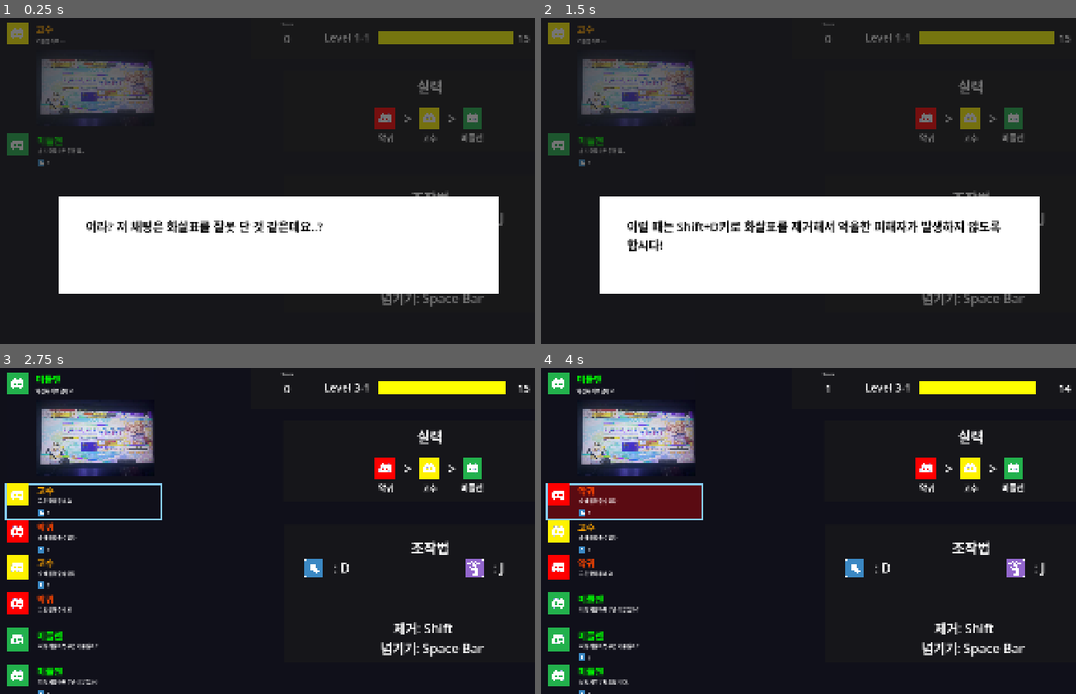
Above: before the commit, frames 1-4 (two rows, left to right).
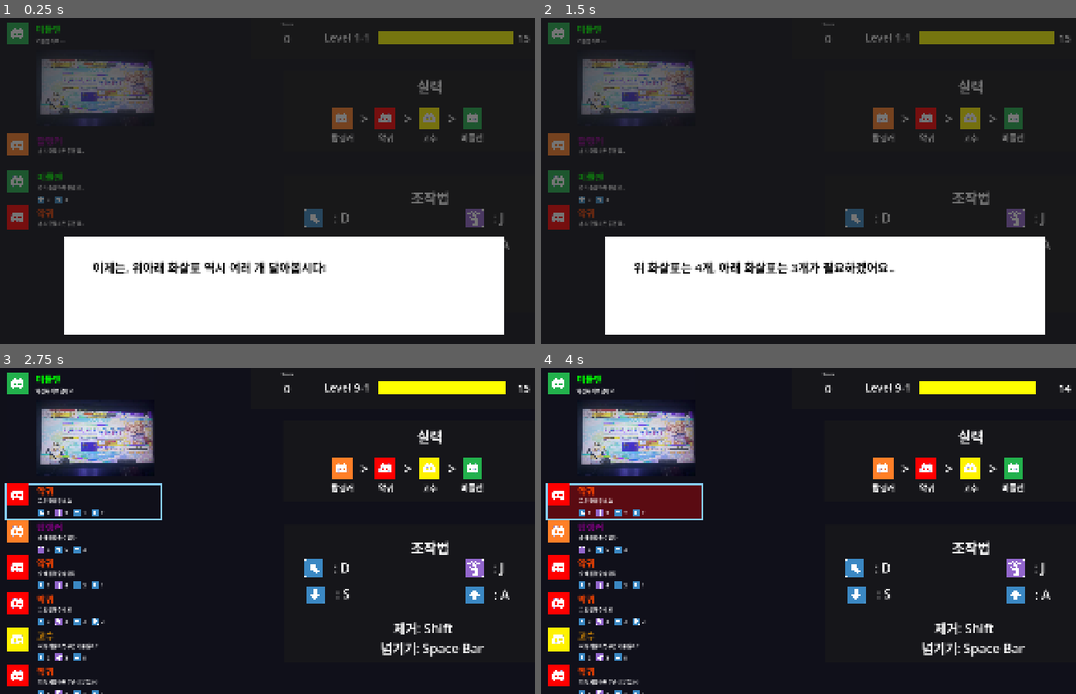
Above: after the commit, the same moments.

Repository: junu192857/Arrow-Game
Game: Godot game, scene res://Scenes/Ingame.tscn
Same seed, same stepped clock (60 frames per second), same inputs: the game is played once before the commit and once after it.
Inputs:
- Up to frame 1 (0.25 s): no input
- Up to frame 2 (1.5 s): tap Enter at 0.5, 1.35 s; hold D 0.53-1.28 s; tap J at 0.6 s; tap Space at 0.77, 1.25 s; hold S from 1.28 s (still down)
- Up to frame 3 (2.75 s): tap Space at 1.52 s; tap Enter at 2 s; release S at 2.03 s; hold D from 2.03 s (still down); tap Shift at 2.1 s
- Up to frame 4 (4 s): tap Space at 2.75, 3.02, 3.77 s; tap J at 2.85 s; release D at 3.53 s; hold A from 3.53 s (still down); tap Enter at 3.6 s

The runs differ from the first frame. In frame 1, 23% of the frame differs, in the area x 1-96%, y 1-98%; in frame 2, 23%; in frame 3, 3.1%; in frame 4, 3.2%.

Commit message:
레벨9까지만듦

Diff:
--- a/arrow-game/Scenes/Ingame.tscn
+++ b/arrow-game/Scenes/Ingame.tscn
@@ -24,7 +24,6 @@
 script = ExtResource("1_0u16y")
 
 [node name="InformationPanel" type="Panel" parent="." unique_id=64426139]
-visible = false
 z_index = 2
 layout_mode = 1
 anchors_preset = 15
@@ -36,14 +35,14 @@
 [node name="InformationManager" type="ColorRect" parent="InformationPanel" unique_id=670875106]
 layout_mode = 1
 anchors_preset = -1
-anchor_left = 0.133
-anchor_top = 0.57500005
-anchor_right = 0.846
-anchor_bottom = 0.85400003
-offset_left = 0.352005
-offset_top = -6.1035156e-05
-offset_right = -0.6081543
-offset_bottom = -0.13598633
+anchor_left = 0.14400001
+anchor_top = 0.694
+anchor_right = 0.85700005
+anchor_bottom = 0.97200006
+offset_left = 0.519989
+offset_top = -0.52001953
+offset_right = -0.44018555
+offset_bottom = 0.42407227
 grow_horizontal = 2
 grow_vertical = 2
 script = ExtResource("1_7e8yd")
--- a/arrow-game/Scripts/LevelManager.gd
+++ b/arrow-game/Scripts/LevelManager.gd
@@ -31,7 +31,7 @@
 
 
 func _ready():
-	level = 2
+	level = 8
 	_time_bar_anchor_left = $StatusPanel/TimeBar.anchor_left
 	_time_bar_full_anchor_right = $StatusPanel/TimeBar.anchor_right
 	$InformationPanel/InformationManager.information_closed.connect(start_new_stage)
@@ -342,8 +342,30 @@
 			_create_record("와미친대박성과ㅋㅋㅋ", Chatting.Skill.Ranker)
 		6:
 			_create_record("와진짜겨우했네요..", Chatting.Skill.Pro)
-			_create_target(0, Chatting.Skill.Pro, "츄니즘잘하면좋겠죠..", true)
+			var chatting = _create_target(0, Chatting.Skill.Pro, "츄니즘잘하면좋겠죠..", true)
+			chatting.add_imoji(3)
 			_create_target(1, Chatting.Skill.Demon, "츄니즘잘하면좋겠죠..", true)
+		7:
+			_create_record("와진짜겨우했네요..", Chatting.Skill.Pro)
+			_create_target(0, Chatting.Skill.Demon, "츄니즘잘하면좋겠죠..", true)
+			var chatting = _create_target(1, Chatting.Skill.Pro, "츄니즘잘하면좋겠죠..", true)
+			chatting.add_imoji(2)
+		8:
+			_create_record("오늘성과요~~", Chatting.Skill.Middleman)
+			var chatting = _create_target(0, Chatting.Skill.Ranker, "츄니즘잘하면좋겠죠..", true)
+			for i in range(4):
+				chatting.add_imoji(0)
+			for i in range(3):
+				chatting.add_imoji(1)
+		9:
+			_create_record("오늘성과요~~", Chatting.Skill.Middleman)
+			_create_target(0, Chatting.Skill.Ranker, "츄니즘잘하면좋겠죠..", true)
+			var chatting = _create_target(1, Chatting.Skill.Middleman, "츄니즘잘하면좋겠죠..", true)
+			_create_target(2, Chatting.Skill.Demon, "츄니즘잘하면좋겠죠..", true)
+			for i in range(3):
+				chatting.add_imoji(3)
+			for i in range(4):
+				chatting.add_imoji(2)
 
 func show_information_chatting(p_level: int):
 	pass
--- a/arrow-game/Scripts/SkillManager.gd
+++ b/arrow-game/Scripts/SkillManager.gd
@@ -1,8 +1,8 @@
 extends Panel
 
 func set_skill_guide(level: int):
-	$Ranker.visible = true if level >= 10 else false
+	$Ranker.visible = true if level >= 5 else false
 	$Demon.visible = true
 	$Pro.visible = true
 	$Middleman.visible = true
-	$Newbie.visible = true if level >= 5 else false
+	$Newbie.visible = true if level >= 10 else false
Not shown, changed: arrow-game/Informations/Level6.txt
Not shown, added: arrow-game/Informations/Level8.txt
Not shown, added: arrow-game/Informations/Level9.txt
